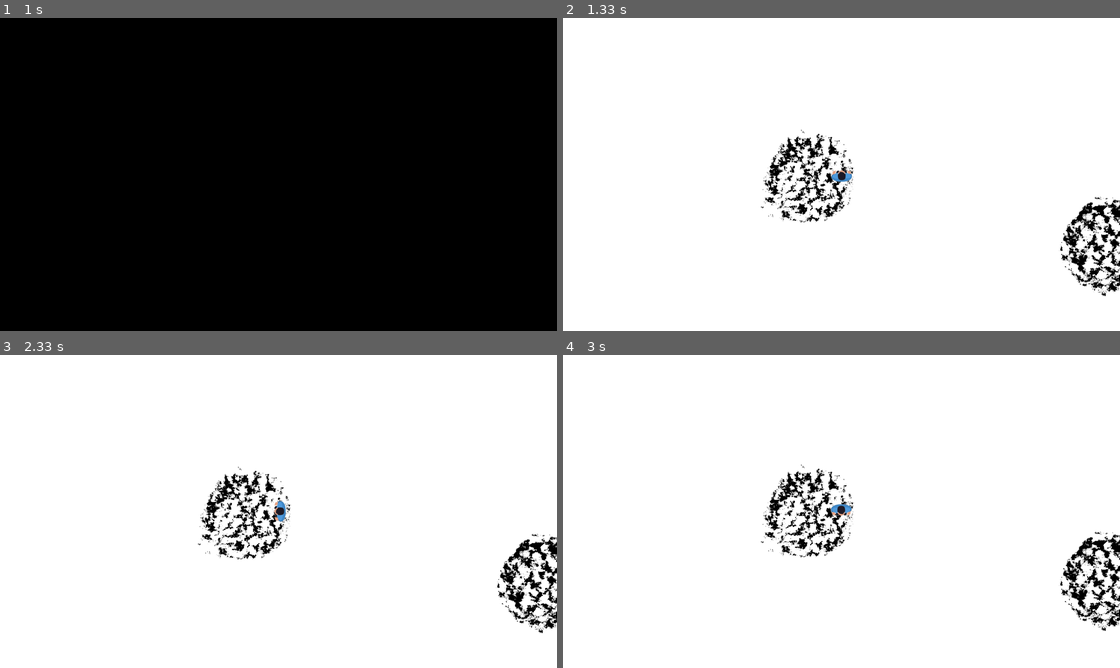
Above: before the commit, frames 1-4 (two rows, left to right).
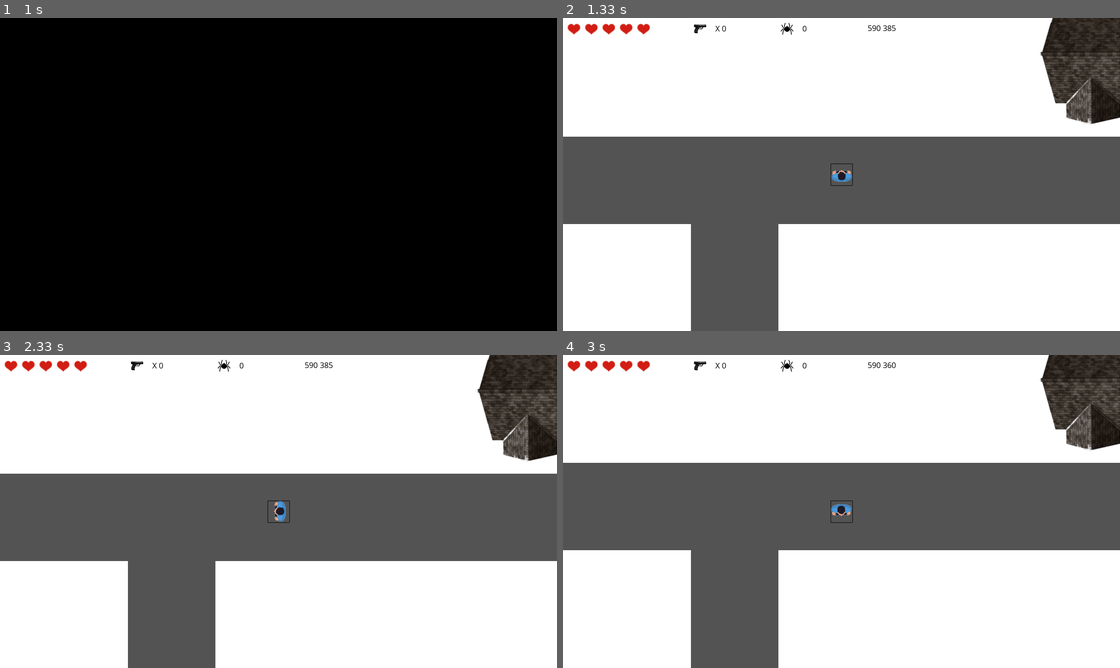
Above: after the commit, the same moments.

Repository: mmukhina/PyGame
Game: pygame game, started from main.py
The game is run twice, just before and just after one commit, with the same random seed, the same clock (stepped at 60 frames per second) and the same inputs.
Inputs (mouse positions are in pixels of both pictures, inside the frame that each line leads up to):
- Up to frame 1 (1 s): click "Начать игру" at 0.38 s; hold Right from 0.67 s (still down); move the mouse to (256, 187) at 0.7 s
- Up to frame 2 (1.33 s): release Right at 1.13 s; hold Up from 1.17 s (still down)
- Up to frame 3 (2.33 s): release Up at 1.63 s; hold Right 1.67-2.25 s; hold Left from 2.28 s (still down)
- Up to frame 4 (3 s): release Left at 2.92 s; hold Down from 2.95 s (still down)

Frame 1 is identical in both runs. In frame 2, 39% of the frame differs, in the area x 0-100%, y 0-100%; in frame 3, 39%; in frame 4, 39%.

Commit message:
отслеживание

Diff:
--- a/main.py
+++ b/main.py
@@ -9,6 +9,110 @@
 import serial.tools.list_ports
 import sqlite3
 
+
+class Spider(pygame.sprite.Sprite):
+    image = pygame.image.load("pictures/spider.png")
+
+    def __init__(self, *group):
+        super().__init__(*group)
+        self.image = Spider.image
+        self.rect = self.image.get_rect()
+        self.rect.x = random.randint(-2500, 4300)
+        self.rect.y = random.randint(-2300, 3300)
+
+    def update(self, x, y, bullet):
+        self.rect = self.rect.move(x, y)
+
+        if pygame.sprite.spritecollide(self, bullet, True):
+            self.kill()
+            a = 1
+        else:
+            a = 0
+
+        with open('bullets.txt', 'a') as f:
+            f.write(str(a))
+
+
+
+
+class Shooting_bullet(pygame.sprite.Sprite):
+
+    def __init__(self, x, y, direction, *group):
+        super().__init__(*group)
+        radius = 7
+        self.image = pygame.Surface((2 * radius, 2 * radius),pygame.SRCALPHA, 32)
+
+        pygame.draw.circle(self.image, pygame.Color("black"), (radius, radius), radius)
+
+        self.rect = pygame.Rect(x, y, 2 * radius, 2 * radius)
+        self.rect.x = x
+        self.rect.y = y
+        self.direction = direction
+        self.count = 0
+
+    def update(self, x, y, spider):
+
+        if self.direction == 0:
+            self.rect = self.rect.move(0, - 10)
+        elif self.direction == 180:
+            self.rect = self.rect.move(0, 10)
+        elif self.direction == 270:
+            self.rect = self.rect.move(10, 0)
+        elif self.direction == 90:
+            self.rect = self.rect.move(-10, 0)
+
+        self.rect = self.rect.move(x, y)
+        self.count += 1
+
+        if self.count == 50:
+            self.kill()
+
+
+
+
+
+class Bullet(pygame.sprite.Sprite):
+    image = pygame.image.load("pictures/bullets_pile.png")
+
+    def __init__(self, *group):
+        super().__init__(*group)
+        self.image = Bullet.image
+        self.rect = self.image.get_rect()
+        self.rect.x = random.randint(-2500, 4300)
+        self.rect.y = random.randint(-2300, 3300)
+
+    def update(self, x, y,horizontal_borders, vertical_borders, e):
+
+        if (pygame.sprite.spritecollideany(self, horizontal_borders) or pygame.sprite.spritecollideany(self, vertical_borders)) and e == 1:
+            self.rect.x = random.randint(-2500, 4300)
+            self.rect.y = random.randint(-2300, 3300)
+            a = 1
+        else:
+            a = 0
+
+        self.rect = self.rect.move(x, y)
+        with open('bullets.txt', 'a') as f:
+            f.write(str(a))
+
+
+
+
+class Border(pygame.sprite.Sprite):
+    # строго вертикальный или строго горизонтальный отрезок
+    def __init__(self, x1, y1, x2, y2,horizontal_borders, vertical_borders):
+        super().__init__(horizontal_borders, vertical_borders)
+        if x1 == x2:  # вертикальная стенка
+            self.add(vertical_borders)
+            self.image = pygame.Surface([1, y2 - y1])
+            self.rect = pygame.Rect(x1, y1, 1, y2 - y1)
+        else:  # горизонтальная стенка
+            self.add(horizontal_borders)
+            self.image = pygame.Surface([x2 - x1, 1])
+            self.rect = pygame.Rect(x1, y1, x2 - x1, 1)
+
+
+
+
 class Game():
     def __init__(self):
         pygame.init()
@@ -20,8 +124,12 @@
         self.w = 900
         self.h = 700
 
-        self.floor = pygame.image.load('pictures/map.png')
+        self.floor = pygame.image.load('pictures/map5.png')
         self.char = pygame.image.load("pictures/char.png")
+        self.heart = pygame.image.load("pictures/heart.png")
+        self.bullet = pygame.image.load("pictures/bullet.png")
+        self.monster = pygame.image.load("pictures/monster.png")
+
         self.player_cordx = self.width // 2
         self.player_cordy = self.height // 2
         self.floor_cordx = self.width // 2
@@ -51,6 +159,35 @@
         self.keys = [pygame.K_RIGHT, pygame.K_LEFT, pygame.K_UP, pygame.K_DOWN, pygame.K_w, pygame.K_d, pygame.K_s, pygame.K_a]
 
         self.joy_move = b''
+
+        self.cordx = 0
+        self.cordy = 0
+
+        self.health = 5
+        self.no_bullet = 0
+
+        self.no_killed = 0
+
+        self.bullet_image = pygame.image.load("pictures/bullets_pile.png")
+
+        self.bullets_group = pygame.sprite.Group()
+        self.spider_group = pygame.sprite.Group()
+
+        self.default = 1
+
+        self.bullet_move_x = 0
+        self.bullet_move_y = 0
+
+        self.horizontal_borders = pygame.sprite.Group()
+        self.vertical_borders = pygame.sprite.Group()
+
+        self.shooting_bullet_group = pygame.sprite.Group()
+
+        self.e_pressed = 0
+
+        self.level = 2
+
+
 
         while self.running:
             if self.stage == 1:
@@ -63,6 +200,27 @@
 
             elif self.stage == 2:
                 self.main()
+
+                if self.default:
+                    for _ in range(10):
+                        Bullet(self.bullets_group)
+
+                    for _ in range(10):
+                        Spider(self.spider_group)
+
+
+                    Border(self.width // 2 - 25, self.height // 2 - 25, self.width // 2 + 25, self.height // 2 + 25, self.horizontal_borders, self.vertical_borders)
+                    Border(self.width // 2 + 25, self.height // 2 - 25, self.width // 2 + 25, self.height // 2 + 25, self.horizontal_borders, self.vertical_borders)
+                    Border(self.width // 2 - 25, self.height // 2 - 25, self.width // 2 - 25, self.height // 2 + 25, self.horizontal_borders, self.vertical_borders)
+                    Border(self.width // 2 - 25, self.height // 2 + 25, self.width // 2 + 25, self.height // 2 + 25, self.horizontal_borders, self.vertical_borders)
+
+                    self.default = 0
+                    self.bullets_group.draw(self.screen)
+                    self.spider_group.draw(self.screen)
+                    self.horizontal_borders.draw(self.screen)
+                    self.vertical_borders.draw(self.screen)
+
+
 
                 for event in pygame.event.get():
                     if event.type == QUIT:
@@ -76,16 +234,35 @@
                                 self.stage = 3
                                 break
 
-                            if event.key in self.keys and self.walking_sound == 1:
+                            if event.key in self.keys and self.walking_sound == 1 and self.sound_state == 1:
                                 self.sound[0].play(-1)
                                 self.walking_sound = 0
+
+
+                            if event.key == pygame.K_e:
+                                self.e_pressed = 1
+                            else:
+                                self.e_pressed = 0
+
+                            if event.key == pygame.K_SPACE and self.no_bullet > 0:
+                                Shooting_bullet(self.player_cordx, self.player_cordy, self.rotation, self.shooting_bullet_group)
+                                self.shooting_bullet_group.draw(self.screen)
+                                self.no_bullet -= 1
+
+
 
                         if event.type == pygame.KEYUP:
                             if event.key in self.keys:
                                 self.sound[0].stop()
                                 self.walking_sound = 1
+                                self.bullet_move_x = 0
+                                self.bullet_move_y = 0
+
 
                         self.movement()
+
+                        self.update()
+
 
                     else:
                         self.joystick_movement()
@@ -94,12 +271,6 @@
                             pygame.quit()
                             self.stage = 3
                             break
-
-                        self.floor_rect.center = self.floor_cordx, self.floor_cordy
-                        self.player_rect.center = self.player_cordx, self.player_cordy
-                        self.screen.blit(self.floor, self.floor_rect)
-                        self.screen.blit(self.char, self.player_rect)
-                        pygame.display.update()
 
 
             elif self.stage == 3:
@@ -110,11 +281,85 @@
                 self.running = True
 
 
+    def update(self):
+
+        self.floor_rect.center = self.floor_cordx, self.floor_cordy
+        self.screen.blit(self.floor, self.floor_rect)
+
+        self.bullets_group.draw(self.screen)
+        self.bullets_group.update(self.bullet_move_x ,self.bullet_move_y,self.horizontal_borders, self.vertical_borders, self.e_pressed)
+
+        with open ("bullets.txt", "r") as myfile:
+            data = myfile.read().splitlines()
+
+        if "1" in data[0]:
+            self.no_bullet += 5
+
+        open("bullets.txt", "w").close()
+
+        self.spider_group.draw(self.screen)
+        self.spider_group.update(self.bullet_move_x ,self.bullet_move_y, self.shooting_bullet_group)
+
+        self.shooting_bullet_group.draw(self.screen)
+        self.shooting_bullet_group.update(self.bullet_move_x ,self.bullet_move_y, self.spider_group)
+
+        with open ("bullets.txt", "r") as myfile:
+            data = myfile.read().splitlines()
+
+        if "1" in data[0]:
+            self.no_killed += 1
+
+            for _ in range(self.level):
+                Spider(self.spider_group)
+
+            self.bullets_group.draw(self.screen)
+            self.spider_group.update(self.bullet_move_x ,self.bullet_move_y, self.shooting_bullet_group)
+
+            self.level += 1
+
+        open("bullets.txt", "w").close()
+
+        self.horizontal_borders.draw(self.screen)
+        self.vertical_borders.draw(self.screen)
+
+        self.player_rect.center = self.player_cordx, self.player_cordy
+        self.screen.blit(self.char, self.player_rect)
+
+        for i in range(self.health):
+            self.screen.blit(self.heart, [10 + i * 40, 10])
+
+        self.screen.blit(self.bullet, [300, 10])
+
+        font1 = pygame.font.SysFont('comicsansms',19)
+        temp = "X " + str(self.no_bullet)
+        text = font1.render(temp, True , (0,0,0))
+        self.screen.blit(text , (350, 11))
+
+        self.screen.blit(self.monster, [500, 10])
+        text = font1.render(str(self.no_killed), True , (0,0,0))
+        self.screen.blit(text , (550, 11))
+
+        temp = str(self.floor_cordx) + " " + str(self.floor_cordy)
+        text = font1.render(temp, True , (0,0,0))
+        self.screen.blit(text , (700, 10))
+
+
+
+
+        pygame.display.update()
+
+    def zero_pos(self):
+        self.bullet_move_x = 0
+        self.bullet_move_y = 0
+
+
+
     def joystick_movement(self):
         try:
             data = self.arduino.readline()
         except Exception:
             data = b'1N\n'
+            self.arduino.close()
 
         if data != b'' and data != b'5N\n' and self.walking_sound == 1:
             self.joy_move = data
@@ -172,58 +417,99 @@
 
 
     def movement(self):
+
         keys = pygame.key.get_pressed()
 
         if keys[K_DOWN] or keys[K_s]:
-            if self.floor_cordy <= -2420 and self.player_cordy <= 1050 and self.player_cordy >= self.height // 2:
+            if self.floor_cordy <= -2400 and self.player_cordy <= 1020 and self.player_cordy >= self.height // 2:
                 self.player_cordy += self.speed
-            elif self.floor_cordy >= -2420 and self.player_cordy == self.height // 2:
+
+                self.bullet_move_x = 0
+                self.bullet_move_y = self.speed
+
+            elif self.floor_cordy >= -2400 and self.player_cordy == self.height // 2:
                 self.floor_cordy -= self.speed
+
+                self.bullet_move_x = 0
+                self.bullet_move_y = -1 * self.speed
+
             elif self.player_cordy <= self.height // 2:
                 self.player_cordy += self.speed
 
+                self.bullet_move_x = 0
+                self.bullet_move_y = self.speed
+
+            self.cordy -= 1
+
             self.char = pygame.transform.rotate(self.char, abs(360 - self.rotation + 180))
             self.rotation = 180
 
-
         elif keys[K_UP] or keys[K_w]:
-            if self.floor_cordy >= 3500 and self.player_cordy >= 30 and self.player_cordy <= self.height // 2:
+            if self.floor_cordy >= 3480 and self.player_cordy >= 50 and self.player_cordy <= self.height // 2:
                 self.player_cordy -= self.speed
-            elif self.floor_cordy <= 3500 and self.player_cordy == self.height // 2:
+
+                self.bullet_move_x = 0
+                self.bullet_move_y = -1 * self.speed
+
+            elif self.floor_cordy <= 3480 and self.player_cordy == self.height // 2:
                 self.floor_cordy += self.speed
+
+                self.bullet_move_x = 0
+                self.bullet_move_y = self.speed
+
             elif self.player_cordy >= self.height // 2:
                 self.player_cordy -= self.speed
 
+                self.bullet_move_x = 0
+                self.bullet_move_y = -1 * self.speed
+
+            self.cordy += 1
+
             self.char = pygame.transform.rotate(self.char, abs(360 - self.rotation))
             self.rotation = 0
 
         elif keys[K_LEFT] or keys[K_a]:
-            if self.floor_cordx >= 4500 and self.player_cordx >= 30 and self.player_cordx <= self.width // 2:
+            if self.floor_cordx >= 4480 and self.player_cordx >= 50 and self.player_cordx <= self.width // 2:
                 self.player_cordx -= self.speed
-            elif self.floor_cordx <= 4500 and self.player_cordx == self.width // 2:
+                self.bullet_move_x = -1 * self.speed
+                self.bullet_move_y = 0
+            elif self.floor_cordx <= 4480 and self.player_cordx == self.width // 2:
                 self.floor_cordx += self.speed
+                self.bullet_move_x = self.speed
+                self.bullet_move_y = 0
             elif self.player_cordx >= self.width // 2:
                 self.player_cordx -= self.speed
+                self.bullet_move_x = -1 * self.speed
+                self.bullet_move_y = 0
+
+            self.cordx -= 1
 
             self.char = pygame.transform.rotate(self.char, abs(360 - self.rotation + 90))
             self.rotation = 90
 
         elif keys[K_RIGHT] or keys[K_d]:
-            if self.floor_cordx <= -2580 and self.player_cordx <= 1890 and self.player_cordx >= self.width // 2:
+            if self.floor_cordx <= -2560 and self.player_cordx <= 1840 and self.player_cordx >= self.width // 2:
                 self.player_cordx += self.speed
-            elif self.floor_cordx >= -2580 and self.player_cordx == self.width // 2:
+                self.bullet_move_x = self.speed
+                self.bullet_move_y = 0
+            elif self.floor_cordx >= -2560 and self.player_cordx == self.width // 2:
                 self.floor_cordx -= self.speed
+                self.bullet_move_x = -1 * self.speed
+                self.bullet_move_y = 0
             elif self.player_cordx <= self.width // 2:
                 self.player_cordx += self.speed
+                self.bullet_move_x = self.speed
+                self.bullet_move_y = 0
+
+            self.cordx += 1
 
             self.char = pygame.transform.rotate(self.char, abs(360 - self.rotation + 270))
             self.rotation = 270
 
-        self.floor_rect.center = self.floor_cordx, self.floor_cordy
-        self.player_rect.center = self.player_cordx, self.player_cordy
-        self.screen.blit(self.floor, self.floor_rect)
-        self.screen.blit(self.char, self.player_rect)
-        pygame.display.update()
+        else:
+            self.zero_pos()
+
+
 
         """
         if count == 0:
@@ -339,7 +625,7 @@
                         else:
                             self.joystick = 0
                             pyautogui.alert("Джойстик не найден")
-                            self.speed = 5
+                            self.speed = 25
 
 
 
@@ -351,7 +637,8 @@
         self.running = 1
         self.sound_state = 1
         self.joystick = 3
-        self.speed = 5
+        self.speed = 25
+
 
         mixer.music.load("Sound/background1.mp3")
         mixer.music.play(-1)
@@ -444,7 +731,7 @@
                         else:
                             self.joystick = 0
                             pyautogui.alert("Джойстик не найден")
-                            self.speed = 5
+                            self.speed = 25
 
 
 
Empty file added: bullets.txt
Not shown, added: filename
Binary file added: pictures/bullet.png
Binary file added: pictures/bullets_pile.png
Binary file added: pictures/heart.png
Binary file added: pictures/map2.png
Binary file changed: pictures/map5.png
Binary file added: pictures/monster.png
Binary file added: pictures/spider.png
